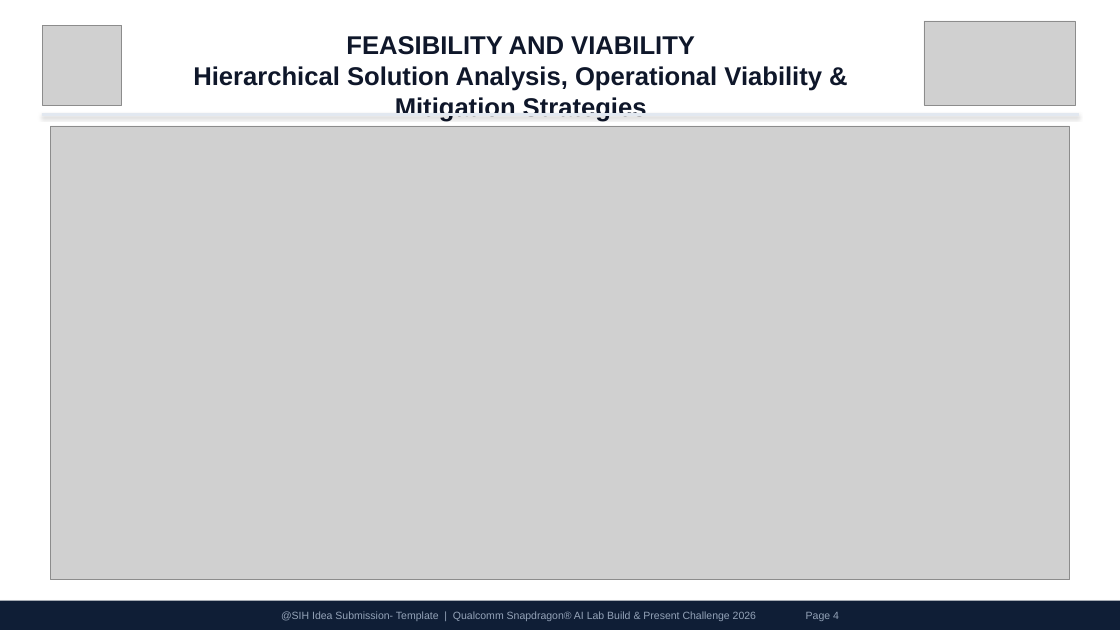
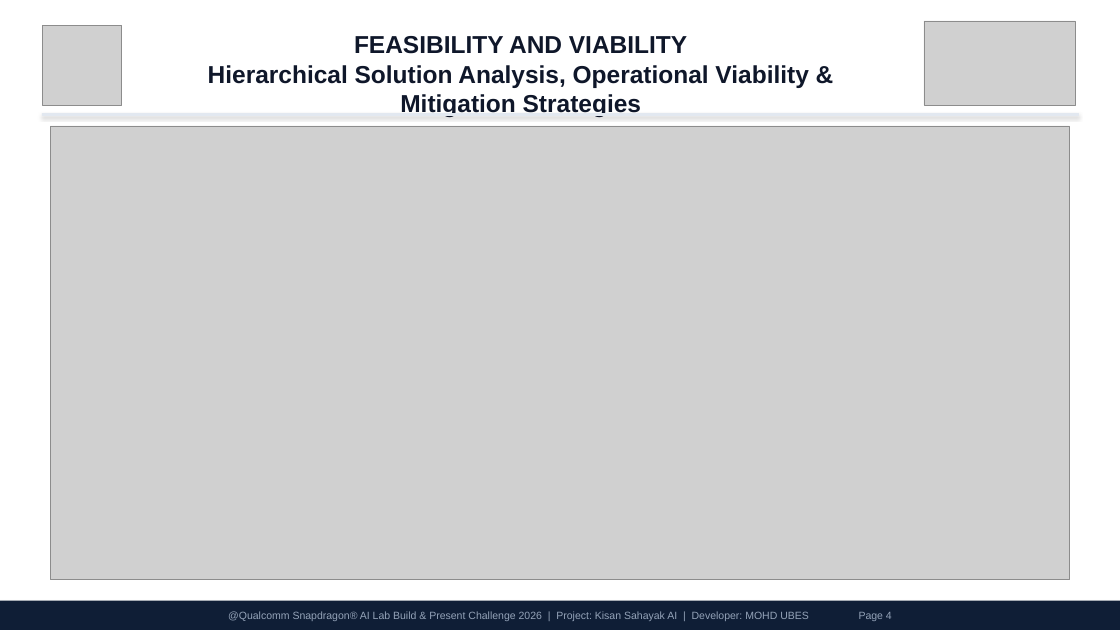
Before and after one commit to MOHDUBES/Kisan-Sahayak-AI, a slide deck: slide 4 of Kisan_Sahayak_AI_Pitch_Presentation.pptx. Drawn at 1120x630 pixels with LibreOffice and Linux fonts; fonts in the diff are those of the drawing; grey boxes stand for pictures. Boxes give left, top, right and bottom in pixels: in the first picture for what was removed or moved away, otherwise in the second. Text is boxed around its words. In the diff, an @@ line names an element or a change of style, - is before the commit and + after.

Commit message:
docs: update author to MOHD UBES and tailor presentation to Qualcomm Snapdragon Challenge

```diff
--- a/Kisan_Sahayak_AI_Pitch_Presentation.pptx
+++ b/Kisan_Sahayak_AI_Pitch_Presentation.pptx
@@ text "FEASIBILITY AND VIABILITY Hierarchical Solution ..." at (208,36,808,117): size 22 to 21 pt @@
@@ text in rectangle at (228,611,892,621): text changed @@
-@SIH Idea Submission- Template | Qualcomm Snapdragon® AI Lab Build & Present Challenge 2026 Page 4
+@Qualcomm Snapdragon® AI Lab Build & Present Challenge 2026 | Project: Kisan Sahayak AI | Developer: MOHD UBES Page 4
```
Also in this commit, not shown: 5 other slides changed, 4 other files.
